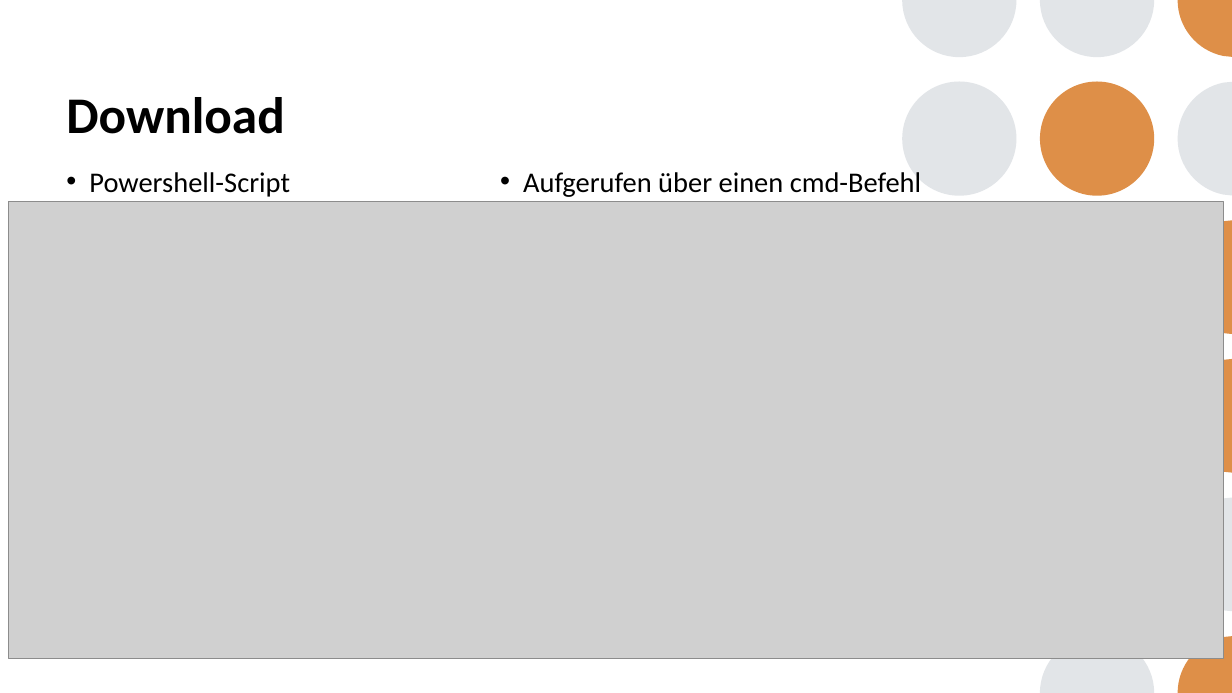
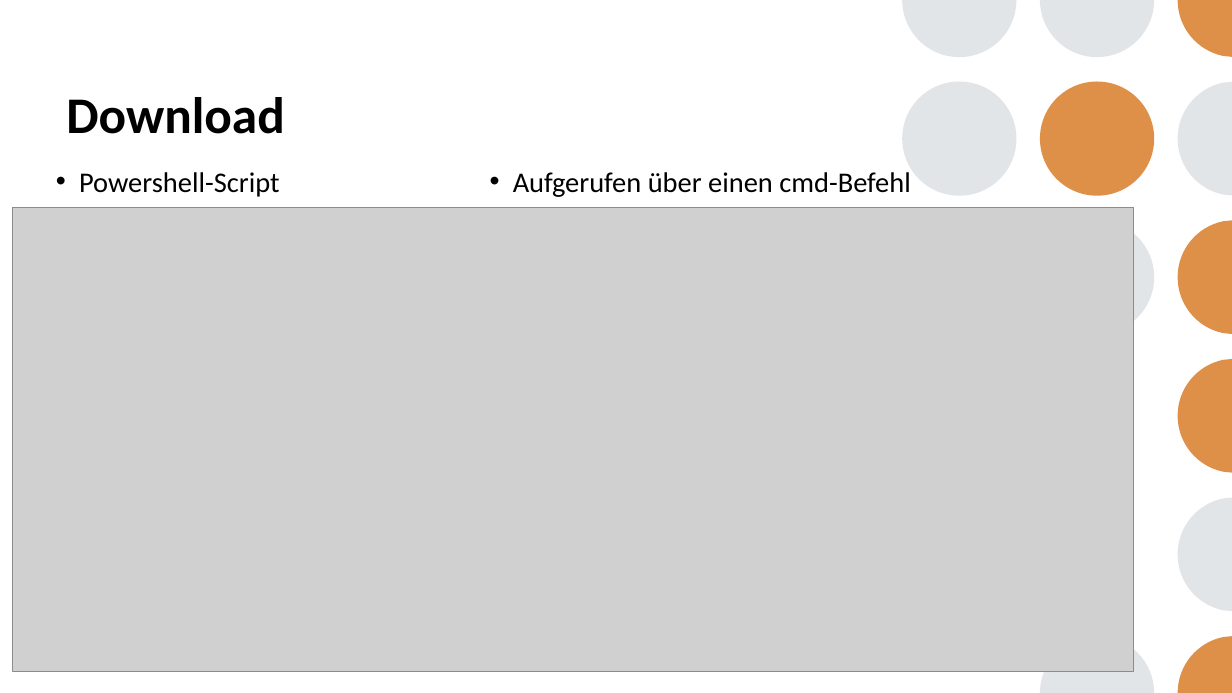
Before and after one commit to AllieW99/Feinstaubstation, a slide deck: slide 3 of Documentation/Abschlusspräsentation.pptx. Drawn at 1232x693 pixels with LibreOffice and Linux fonts; fonts in the diff are those of the drawing; grey boxes stand for pictures. Boxes give left, top, right and bottom in pixels: in the first picture for what was removed or moved away, otherwise in the second. Text is boxed around its words. In the diff, an @@ line names an element or a change of style, - is before the commit and + after.

Commit message:
Finished presentation

```diff
--- a/Documentation/Abschlusspräsentation.pptx
+++ b/Documentation/Abschlusspräsentation.pptx
@@ text "Powershell-Script": place and size @@
-text "Powershell-Script" at bbox=[89, 172, 921, 197]
+text "Powershell-Script" at bbox=[79, 172, 910, 197]
@@ picture: place and size @@
-picture at bbox=[8, 201, 1223, 659]
+picture at bbox=[13, 208, 1134, 671]
@@ ellipse added at bbox=[1040, 220, 1154, 335], fill #E2E5E8 @@
@@ ellipse added at bbox=[1040, 359, 1154, 473], fill #E2E5E8 @@
@@ rectangle added at bbox=[1113, 360, 1164, 467], fill #FFFFFF, outline #FFFFFF 1 pt @@
```
Also in this commit, not shown: 5 other slides changed, 2 slides added, 2 slides removed.
